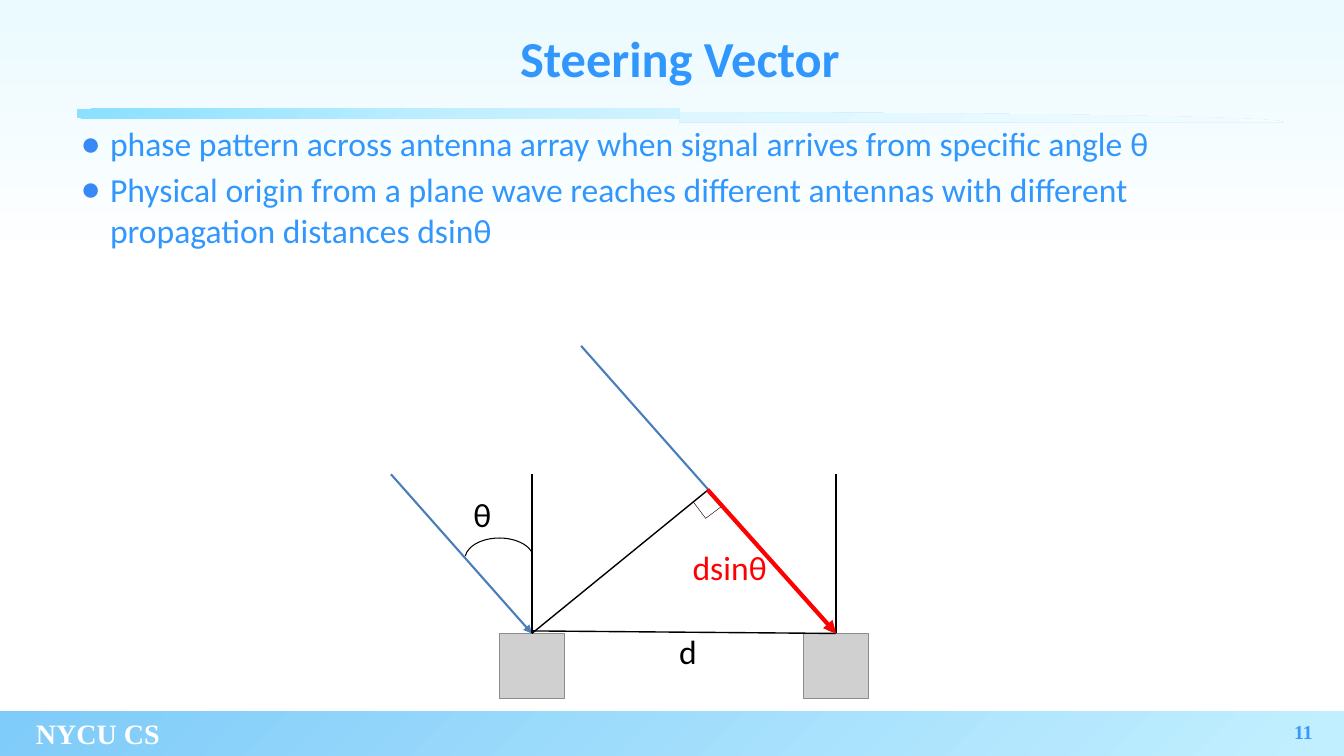
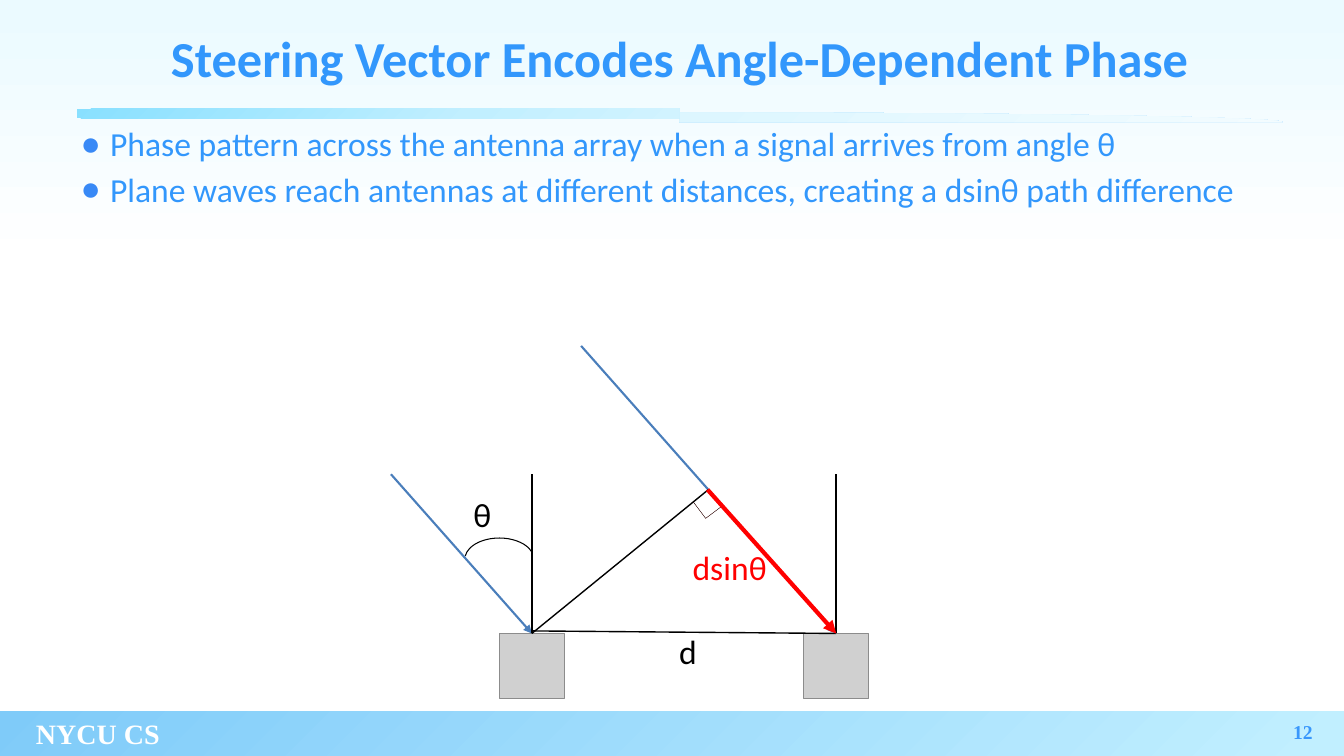
Before and after one commit to xoxonut/thesis, a slide deck: slide 12 of thesis_filled.pptx (slide 11 before the commit). Drawn at 1344x756 pixels with LibreOffice and Linux fonts; fonts in the diff are those of the drawing; grey boxes stand for pictures; background and template pictures are left out. Boxes give left, top, right and bottom in pixels: in the first picture for what was removed or moved away, otherwise in the second. Text is boxed around its words. In the diff, an @@ line names an element or a change of style, - is before the commit and + after.

```diff
--- a/thesis_filled.pptx
+++ b/thesis_filled.pptx
@@ title at [171,41,1188,86]: text changed @@
-Steering Vector
+Steering Vector Encodes Angle-Dependent Phase
@@ text at [110,132,1233,208]: text changed @@
-● phase pattern across antenna array when signal arrives from specific angle θ
-● Physical origin from a plane wave reaches different antennas with different propagation distances dsinθ
+● Phase pattern across the antenna array when a signal arrives from angle θ
+● Plane waves reach antennas at different distances, creating a dsinθ path difference
@@ page number at [1293,726,1313,739]: text changed @@
-11
+12
```
Also in this commit, not shown: 13 other slides changed, 2 slides added, 1 slide removed, 2 other files.
